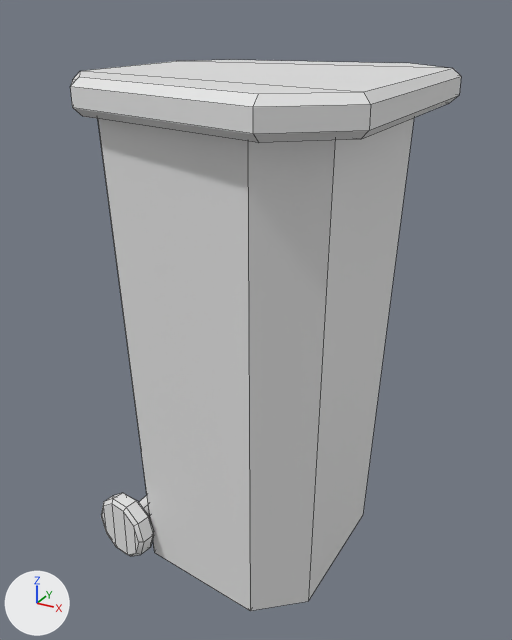
What one commit did to the FBX model Assets/Project Directory/GameBank/ObjectBank/Props/Poubelle/OB_Poubelle_001_B.fbx.
One viewpoint serves both versions: a 50 mm lens placed at (0.615, -1.13, 1.071), pointed at (0.006, -0.023, 0.517). Every picture has the same lights, and +X, +Y and +Z are marked at lower left. Mesh edges are drawn as thin lines. Where no turn or scale is listed for an object, it has been applied to the vertices.

In view in the first picture: 'Poubelle_A_003', 'Top_Poubelle_A_003'.
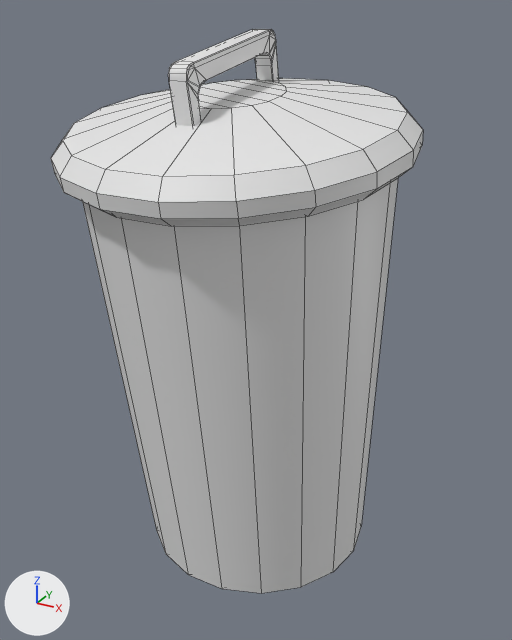
Where the change shows, as pixel boxes [x1, y1, x2, y2] in the pictures (512 x 640 px):
'Poubelle_A_003', reshaped, rescaled, turned: before [98, 118, 414, 611]; after [83, 179, 398, 593]
'Top_Poubelle_B_001', added: after [51, 29, 423, 226]
'Top_Poubelle_A_003', deleted: before [70, 60, 461, 143]
part 1 of me_mesh, rebuilt: before [98, 118, 414, 611]; after [83, 179, 398, 593]
part 2 of me_mesh, deleted: before [101, 493, 154, 556]
part 3 of me_mesh, deleted: before [139, 495, 150, 518]

Edits to the bpy script that builds the scene:
```text
Change me_mesh:
    used by ob_poubelle_a_003; location = (0.0, 0.0, 0.0); rotation_euler = (0.0, 0.0, -3.142), in degrees (0, 0, -180); scale = (0.0258, 0.0258, 0.0228)
    remove me_mesh.from_pydata(...)  # 134 vertices, 129 faces; spans x -8.7..10.9, y -10.2..10.4, z -0.2..40.5
    add me_mesh.from_pydata(...)  # 129 vertices, 131 faces; spans x -9.4..9.3, y -11.7..7.7, z 0.1..34.8
    me_mesh part 1: the loose piece of 42 vertices spanning x -8.7..10.0, y -10.2..10.4, z 0.0..40.5 is rebuilt with 129 vertices and now spans x -9.4..9.3, y -11.7..7.7, z 0.1..34.8
    me_mesh part 2: the loose piece of 40 vertices spanning x 5.5..10.9, y 6.6..8.9, z -0.2..5.6 is deleted
    me_mesh part 3: the loose piece of 12 vertices spanning x 7.2..9.0, y -8.1..7.8, z 1.9..3.5 is deleted
Add me_mesh_001_1:
    me_mesh_001_1.from_pydata(...)  # 202 vertices, 203 faces; spans x -0.306..0.306, y -0.3..0.3, z -0.123..0.123
Change ob_poubelle_a_003:
    ob_poubelle_a_003.rotation_euler: (0.0, 0.0, -3.142) -> (0.0, 0.0, 0.0)  # degrees (0, 0, -180) -> degrees (0, 0, 0)
    ob_poubelle_a_003.scale: (0.0258, 0.0258, 0.0228) -> (0.0293, 0.0293, 0.0261)
Remove ob_top_poubelle_a_003:
    ob_top_poubelle_a_003 = bpy.data.objects.new('Top_Poubelle_A_003', me_mesh_001)
    ob_top_poubelle_a_003.location = (0.0, 0.0, 0.942)
Add ob_top_poubelle_b_001:
    ob_top_poubelle_b_001 = bpy.data.objects.new('Top_Poubelle_B_001', me_mesh_001_1)
    ob_top_poubelle_b_001.location = (0.0, -0.08, 0.916)
```
